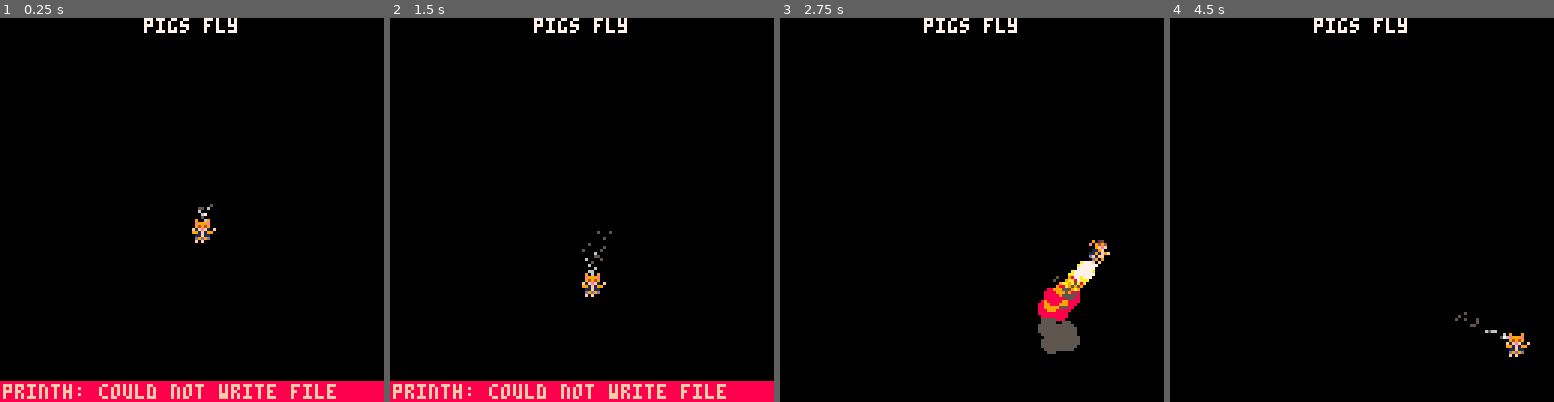
Above: before the commit, frames 1-4 (left to right).
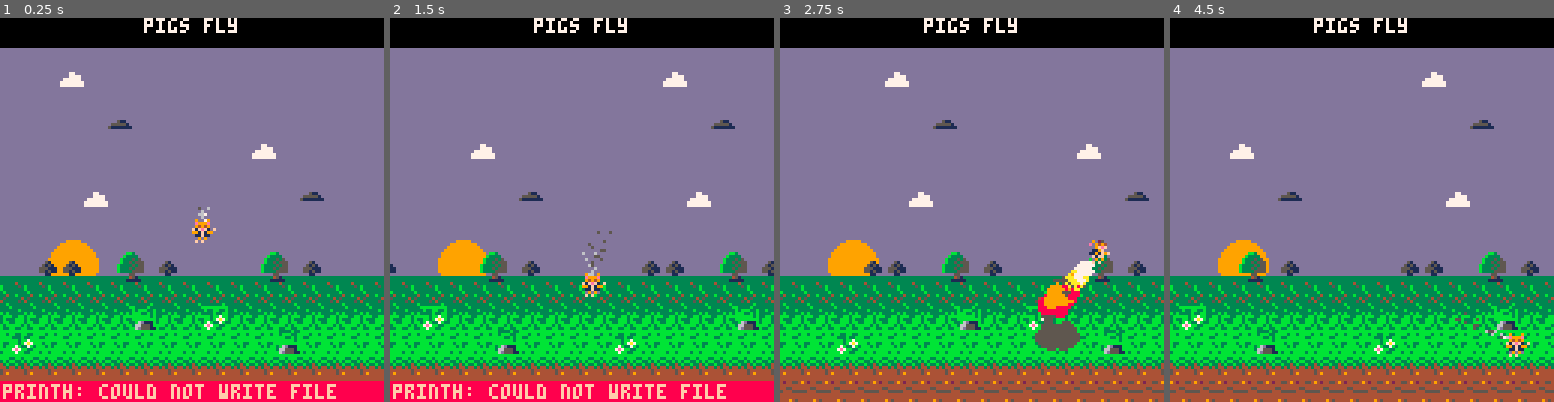
Above: after the commit, the same moments.

Repository: eric-j-owen/pigs-fly
Game: PICO-8 cartridge pigs-fly.p8
Two runs of this game, one before a commit and one after it. Both use one fixed random seed, a clock stepped at 60 frames per second and the inputs below.
Inputs:
- Up to frame 1 (0.25 s): no input
- Up to frame 2 (1.5 s): tap X (X key) at 0.33, 1.07 s; tap O (Z key) at 0.7 s
- Up to frame 3 (2.75 s): hold Right 1.6-2.1 s; tap O (Z key) at 1.7, 2.1, 2.5 s; tap X (X key) at 1.85 s; hold Up 2.15-2.42 s; hold Right from 2.47 s (still down)
- Up to frame 4 (4.5 s): tap O (Z key) every 0.4 s from 2.9 to 4.1 s; tap X (X key) at 2.97, 4.08 s; release Right at 3.03 s; hold Left 3.08-3.58 s; hold Down 3.63-3.97 s; hold Right from 4.02 s (still down)

The runs differ from the first frame. In frame 1, 86% of the frame differs, in the area x 0-100%, y 7-95%; in frame 2, 86%; in frame 3, 91%; in frame 4, 92%, in the area x 0-100%, y 7-100%.

Commit message:
adds map parallax layers

Diff:
--- a/src/characters/player.lua
+++ b/src/characters/player.lua
@@ -20,7 +20,7 @@
     local s = self
 
     --boundries
-    map = {
+    bounds = {
         btm = 105,
         top = 10,
         left = 0,
@@ -33,7 +33,7 @@
     local left = btn(BTN.LEFT)
     local right = btn(BTN.RIGHT)
 
-    local isFalling = s.dy > 0 and not down and s.y < map.btm
+    local isFalling = s.dy > 0 and not down and s.y < bounds.btm
 
     s.dy += s.g --gravity
     s.dx *= s.f --friction
@@ -70,7 +70,7 @@
     local dir_y = .5
     if s.dy > 0 then dir_y *= -1 end
 
-    if isFalling or s.y == map.btm then
+    if isFalling or s.y == bounds.btm then
         fx_sys.spawn("jet_idle", {x = s.x+4, y = s.y+4})
     elseif left and not isFalling then
         fx_sys.spawn("jet_thrust", {x = s.x + off_x, y = s.y + off_y, dy = dir_y})
@@ -93,7 +93,7 @@
     end
 
     -- falling sprite
-    if isFalling or s.y >= map.btm then
+    if isFalling or s.y >= bounds.btm then
         s.spr = SPR_FALL
     end
 
@@ -112,10 +112,10 @@
     s.y += s.dy
 
     --screen collisions
-    if s.y > map.btm then s.y = map.btm s.dy = 0 end
-    if s.y < map.top then s.y = map.top end
-    if s.x > map.right then s.x = map.right end
-    if s.x < map.left  then s.x = map.left end
+    if s.y > bounds.btm then s.y = bounds.btm s.dy = 0 end
+    if s.y < bounds.top then s.y = bounds.top end
+    if s.x > bounds.right then s.x = bounds.right end
+    if s.x < bounds.left  then s.x = bounds.left end
 end
 
 function p1:draw()
--- a/src/game/levels.lua
+++ b/src/game/levels.lua
@@ -6,12 +6,18 @@
 }
 
 levels[1] = {
-    map_x = 0,
-    max_spd = 1,
+    frnt_x = 0, --front layer x position
+    sky_x = 0,  -- sky layer x posistion
+    back_x = 0,  -- back layer x posistion
 
-    inc_x = function(self)
-        self.map_x -= self.max_spd
-        if self.map_x < -127 then self.map_x = 0 end
+    update = function(self)
+        self.back_x -= .5
+        self.sky_x -= .25
+        self.frnt_x -= .75
+
+        if self.back_x < -127 then self.back_x = 0 end
+        if self.sky_x < -127 then self.sky_x = 0 end
+        if self.frnt_x < -127 then self.frnt_x = 0 end
     end,
 
     draw = function(self)
@@ -19,8 +25,16 @@
         circfill(24,82,8,9)
 
         --map scrolling logic
-        map(0,0,self.map_x,0,16,16)
-        map(0,0,128+self.map_x,0,16,16)
+        --background
+        map(16,9,self.back_x,64,16,4)
+        map(16,9,128+self.back_x,64,16,4)
+
+        --sky layer
+        map(17,0,self.sky_x,0,16,9)
+        map(17,0,128+self.sky_x,0,16,9)
+        --foreground layer
+        map(0,0,self.frnt_x,0,16,16)
+        map(0,0,128+self.frnt_x,0,16,16)
     end
 
     --spawn enemies
--- a/src/game/state.lua
+++ b/src/game/state.lua
@@ -1,6 +1,6 @@
 local curr_state = nil
 local lvl_data = nil
-local curr_lvl = nil
+local curr_lvl = 1
 
 
 
@@ -8,13 +8,17 @@
 end
 
 local function main_update()
+
+    levels[1]:update()
+    fx_sys.update()
     p1:update()
-    fx_sys:update()
 end
 
 local function main_draw()
     cls(0)
-    fx_sys:draw()
+    levels[1]:draw()
+
+    fx_sys.draw()
     p1:draw()
 
     rectfill(0,0,127,9,0)
